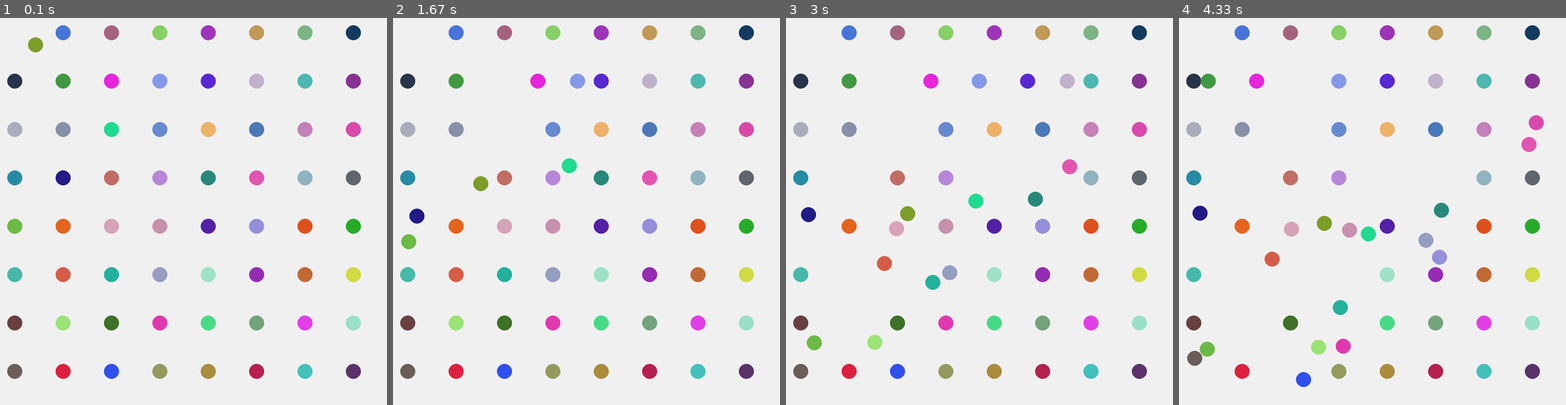
Above: before the commit, frames 1-4 (left to right).
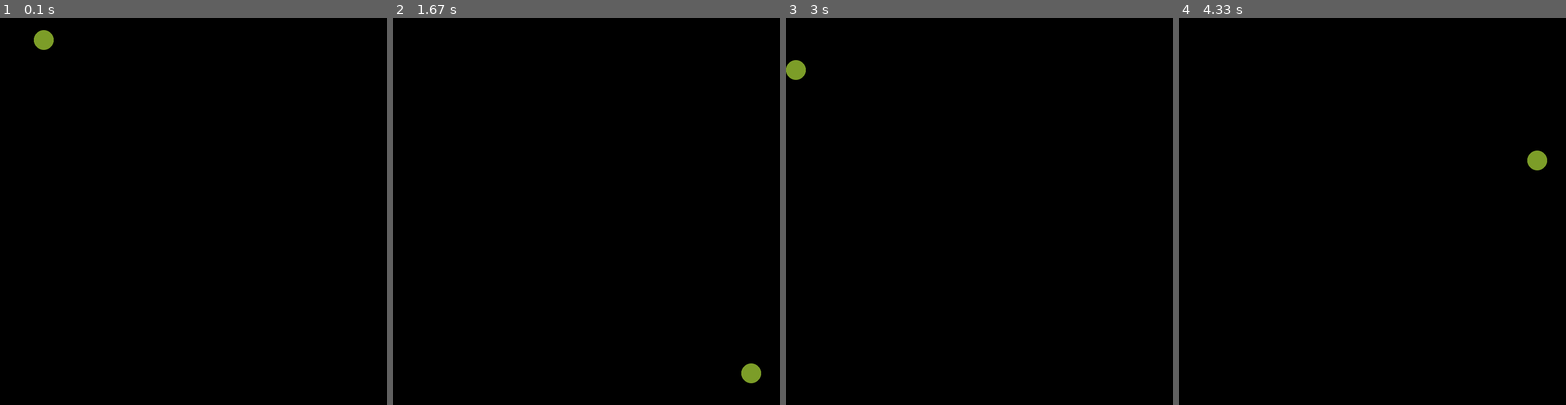
Above: after the commit, the same moments.

Repository: nmaszin/kulki
Game: pygame game, started from main.py
The game is run twice, just before and just after one commit, with the same random seed, the same clock (stepped at 60 frames per second) and the same inputs.
Inputs:
- Up to frame 1 (0.1 s): no input
- Up to frame 2 (1.67 s): hold P 0.33-0.8 s; hold P 0.83-1.3 s
- Up to frame 3 (3 s): no input
- Up to frame 4 (4.33 s): no input

The runs differ from the first frame. In frame 1, 100% of the frame differs, in the area x 0-100%, y 0-100%; in frame 2, 100%; in frame 3, 100%; in frame 4, 100%.

Commit message:
Support for acceleration

Diff:
--- a/app/app.py
+++ b/app/app.py
@@ -5,10 +5,11 @@
   WINDOW_TITLE = 'Kulki by N-Maszin'
   WINDOW_HEIGHT = 800
   WINDOW_WIDTH = 800
-  WINDOW_BACKGROUND = (240, 240, 240)
+  WINDOW_BACKGROUND = (0, 0, 0)
   FPS = 60
 
   running = False
+  paused = False
 
   def __init__(self):
     pygame.init()
@@ -16,8 +17,8 @@
     self.surface = pygame.display.set_mode((self.WINDOW_WIDTH, self.WINDOW_HEIGHT))
     self.surface.fill(self.WINDOW_BACKGROUND)
 
-    self.simulation = Simulation(64, self.WINDOW_WIDTH, self.WINDOW_HEIGHT, 15)
-    self.simulation.draw(self.surface)
+    self.simulation = Simulation(1, self.WINDOW_WIDTH, self.WINDOW_HEIGHT, 20)
+
     pygame.display.update()
 
     self.UPDATE_SIMULATION = pygame.USEREVENT
@@ -38,9 +39,17 @@
     elif event.type == pygame.KEYDOWN:
       if event.key == pygame.K_ESCAPE:
         self.running = False
+      elif event.key == pygame.K_p:
+        if self.paused:
+          pygame.time.set_timer(self.UPDATE_SIMULATION, int(1000 / self.FPS))
+        else:
+          pygame.time.set_timer(self.UPDATE_SIMULATION, 0)
+
+        self.paused = not self.paused
     elif event.type == self.UPDATE_SIMULATION:
       self.simulation.update(1 / self.FPS)
 
       self.surface.fill(self.WINDOW_BACKGROUND)
       self.simulation.draw(self.surface)
+
       pygame.display.update()
--- a/app/ball.py
+++ b/app/ball.py
@@ -6,10 +6,11 @@
 from app.matrix import TransformationMatrix
 
 class Ball:
-  def __init__(self, position, radius, velocity):
+  def __init__(self, position, radius, velocity, acceleration=Vector(0, 0)):
     self.position = position
     self.radius = radius
     self.velocity = velocity
+    self.acceleration = acceleration
 
     self.track_length = 0
 
@@ -92,6 +93,9 @@
     Updates position of the ball after time_delta seconds
     Does not return anything
     """
+    velocity_displacement = self.acceleration * time_delta
+    self.velocity += velocity_displacement
+
     displacement = self.velocity * time_delta
     self.track_length += abs(displacement)
     self.position = self.position.translate(displacement)
--- a/app/simulation.py
+++ b/app/simulation.py
@@ -1,4 +1,5 @@
 import math
+import copy
 import random
 from app.point import Point
 from app.vector import Vector
@@ -34,7 +35,8 @@
         random_color()
       ))
 
-    self.balls[0].velocity = Vector.from_polar(600, math.radians(30))
+    self.balls[0].velocity = Vector.from_polar(600, math.radians(0))
+    self.balls[0].acceleration = Vector.from_polar(1200, math.radians(90))
 
   def update(self, delta_time):
     for ball in self.balls:
